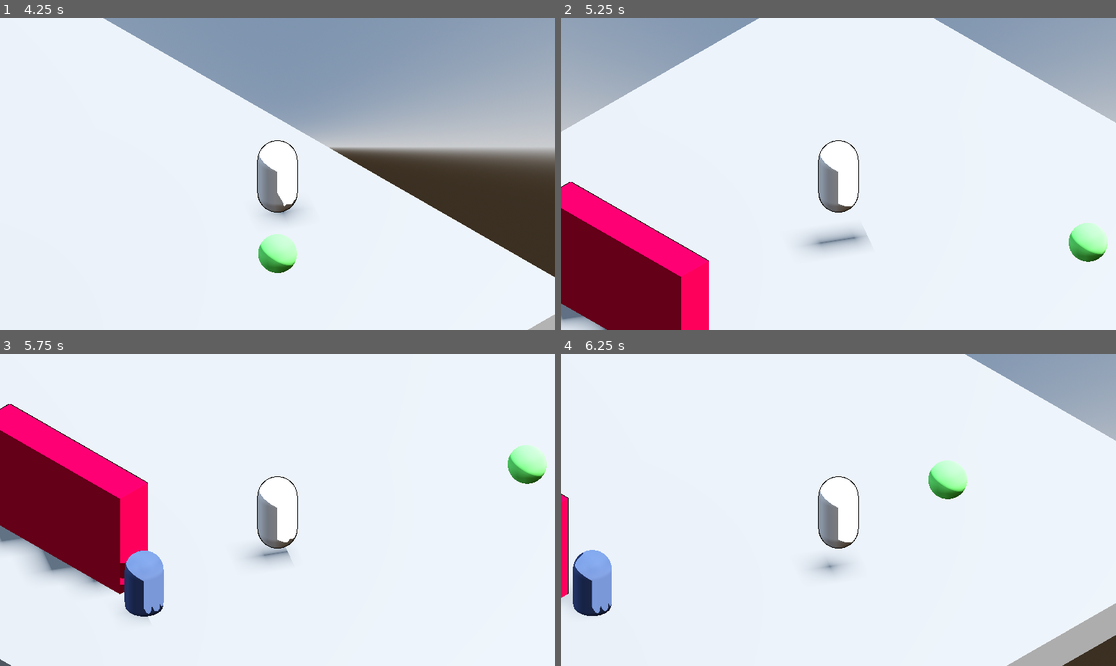
Above: before the commit, frames 1-4 (two rows, left to right).
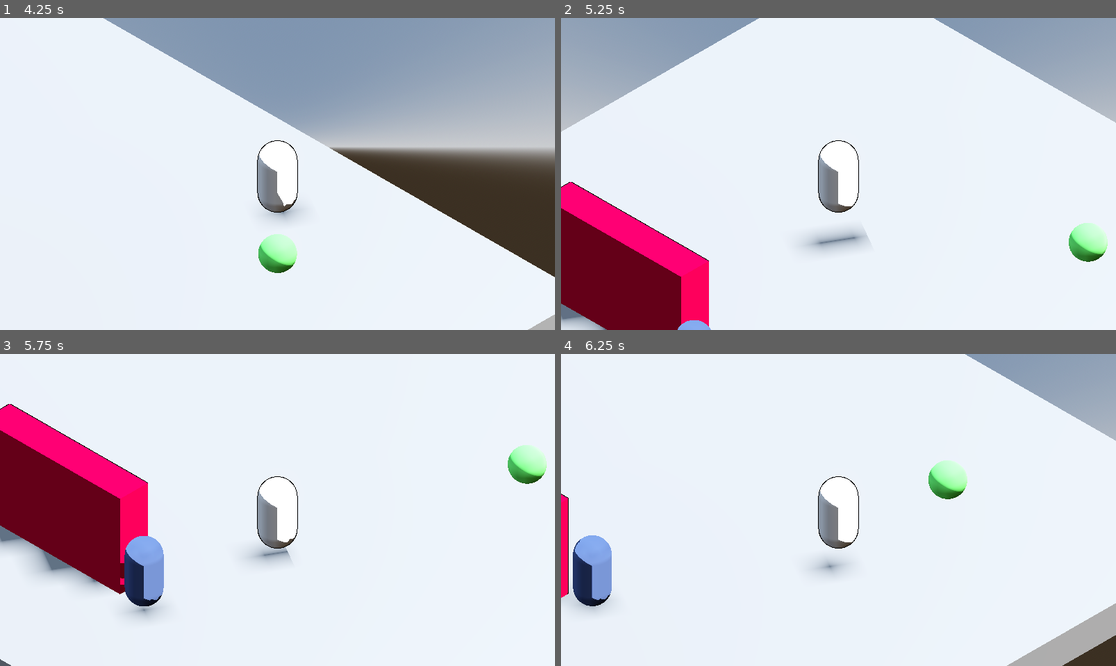
Above: after the commit, the same moments.

Repository: yashGhela/textmeback
Game: Godot game, scene res://levels/devlab.tscn
Two runs of this game, one before a commit and one after it. Both use one fixed random seed, a clock stepped at 60 frames per second and the inputs below. The project has no main scene, so this scene is started directly.
Inputs:
- Up to frame 1 (4.25 s): tap Enter (ui_accept) at 0.5, 0.77, 1.52, 3.02, 3.77 s; hold D (right) 0.53-1.28 s; hold E (interact) 0.53-1.28 s; hold S (back) 1.28-2.03 s; tap E (interact) at 1.35, 2.85 s; hold D (right) 2.03-2.78 s; hold E (interact) 2.03-2.78 s; hold W (forward) 2.78-3.53 s; hold A (left) from 3.53 s (still down); hold E (interact) from 3.53 s (still down)
- Up to frame 2 (5.25 s): release E (interact) at 4.28 s; tap E (interact) at 4.35 s; tap Enter (ui_accept) at 4.52 s; release A (left) at 5.03 s; hold S (back) from 5.03 s (still down); hold E (interact) from 5.03 s (still down)
- Up to frame 3 (5.75 s): keep holding S (back); keep holding E (interact)
- Up to frame 4 (6.25 s): release S (back) at 5.78 s; release E (interact) at 5.78 s; hold D (right) from 5.78 s (still down); tap E (interact) at 5.85 s; tap Enter (ui_accept) at 6.02 s

Frame 1 is identical in both runs. In frame 2, 0.1% of the frame differs, in the area x 21-28%, y 96-100%; in frame 3, 0.8%, in the area x 22-30%, y 58-85%; in frame 4, 0.8%.

Commit message:
cool he runs up to the spot, now i need a cool off time till he goes back to the path

Diff:
--- a/game-elements/boss.tscn
+++ b/game-elements/boss.tscn
@@ -7,6 +7,7 @@
 [ext_resource type="Script" uid="uid://xk4k8rqkhsgc" path="res://scripts/statemachine.gd" id="5_6khgh"]
 [ext_resource type="Script" uid="uid://dd0t76g04wuo" path="res://scripts/state.gd" id="6_0fyb0"]
 [ext_resource type="Script" uid="uid://cll00xw6apn3x" path="res://scripts/follow_path.gd" id="7_gwceh"]
+[ext_resource type="Script" uid="uid://bbbypqko0t06p" path="res://scripts/investigate.gd" id="7_kiwkw"]
 
 [sub_resource type="CapsuleMesh" id="CapsuleMesh_oba0a"]
 
@@ -34,23 +35,20 @@
 script = ExtResource("5_6khgh")
 initial_state = NodePath("FollowPath")
 
-[node name="Idle" type="Node" parent="StateMachine" unique_id=1245670707]
-script = ExtResource("6_0fyb0")
-metadata/_custom_type_script = "uid://dd0t76g04wuo"
-
 [node name="FollowPath" type="Node" parent="StateMachine" unique_id=709931413 node_paths=PackedStringArray("boss")]
 script = ExtResource("7_gwceh")
 boss = NodePath("../..")
 metadata/_custom_type_script = "uid://dd0t76g04wuo"
 
-[node name="Pursue" type="Node" parent="StateMachine" unique_id=1256693281]
+[node name="Investigate" type="Node" parent="StateMachine" unique_id=156968483 node_paths=PackedStringArray("boss")]
+script = ExtResource("7_kiwkw")
+boss = NodePath("../..")
+metadata/_custom_type_script = "uid://dd0t76g04wuo"
+
+[node name="Chase" type="Node" parent="StateMachine" unique_id=573927173]
 script = ExtResource("6_0fyb0")
 metadata/_custom_type_script = "uid://dd0t76g04wuo"
 
-[node name="Inspect" type="Node" parent="StateMachine" unique_id=829539511]
+[node name="Find" type="Node" parent="StateMachine" unique_id=899880748]
 script = ExtResource("6_0fyb0")
 metadata/_custom_type_script = "uid://dd0t76g04wuo"
-
-[node name="Found" type="Node" parent="StateMachine" unique_id=295519168]
-script = ExtResource("6_0fyb0")
-metadata/_custom_type_script = "uid://dd0t76g04wuo"
--- a/scripts/barrier.gd
+++ b/scripts/barrier.gd
@@ -11,7 +11,7 @@
 	if active_area and event.is_action_pressed("interact") and is_interactable:
 		print("Interacting")
 		animation_player.play("shake")
-		Signalbus.emit_signal("shakeShelf",location)
+		Signalbus.emit_signal("shakeShelf",global_position)
 
 
 func _on_area_entered(area: Area3D) -> void:
--- a/scripts/boss.gd
+++ b/scripts/boss.gd
@@ -2,10 +2,18 @@
 
 @export var pathFollow:PathFollow3D
 @export var path:Path3D
-
-func _process(delta: float) -> void:
-	pass
+@export var distLoc=null
+@onready var state_machine: Node = $StateMachine
+@onready var investigate: Node = $StateMachine/Investigate
 
 
+func _ready() -> void:
+	Signalbus.connect("shakeShelf",Callable(self,"on_shake_shelf"))
+
+func on_shake_shelf(location):
+	print(location)
+	distLoc=location
+	state_machine.current_state=investigate
+
 func _physics_process(delta: float) -> void:
-	pass
+	move_and_slide()
--- /dev/null
+++ b/scripts/investigate.gd
@@ -0,0 +1,24 @@
+extends State
+
+@export var boss:CharacterBody3D
+var speed = 5.0
+
+func enter():
+	print("Entering Investigation mode")
+
+func physics_update(_delta:float):
+	var location =boss.distLoc
+
+	var disttoloc= boss.global_position.distance_to(location)
+
+	if disttoloc<0.1:
+		boss.velocity=Vector3.ZERO
+		return
+
+	var dir = boss.global_position.direction_to(location)
+
+	boss.velocity=dir*speed
+
+	var look_target=  Vector3(location.x, boss.global_position.y, location.z)
+	if boss.global_position.distance_to(look_target)>0.1:
+		boss.look_at(look_target,Vector3.UP)
--- a/singletons/signalbus.gd
+++ b/singletons/signalbus.gd
@@ -4,3 +4,4 @@
 signal wififound()
 signal display_texts(text_key)
 signal textingover()
+signal shakeShelf(location)
Not shown, added: scripts/investigate.gd.uid
